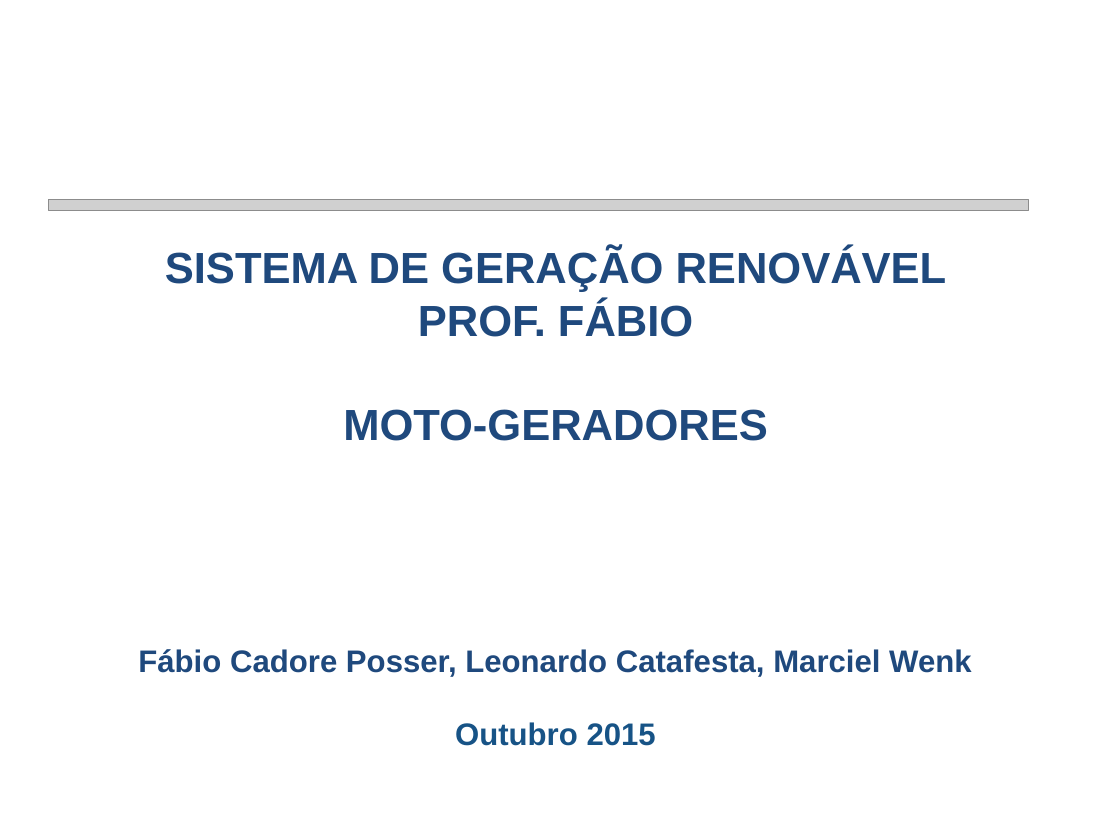
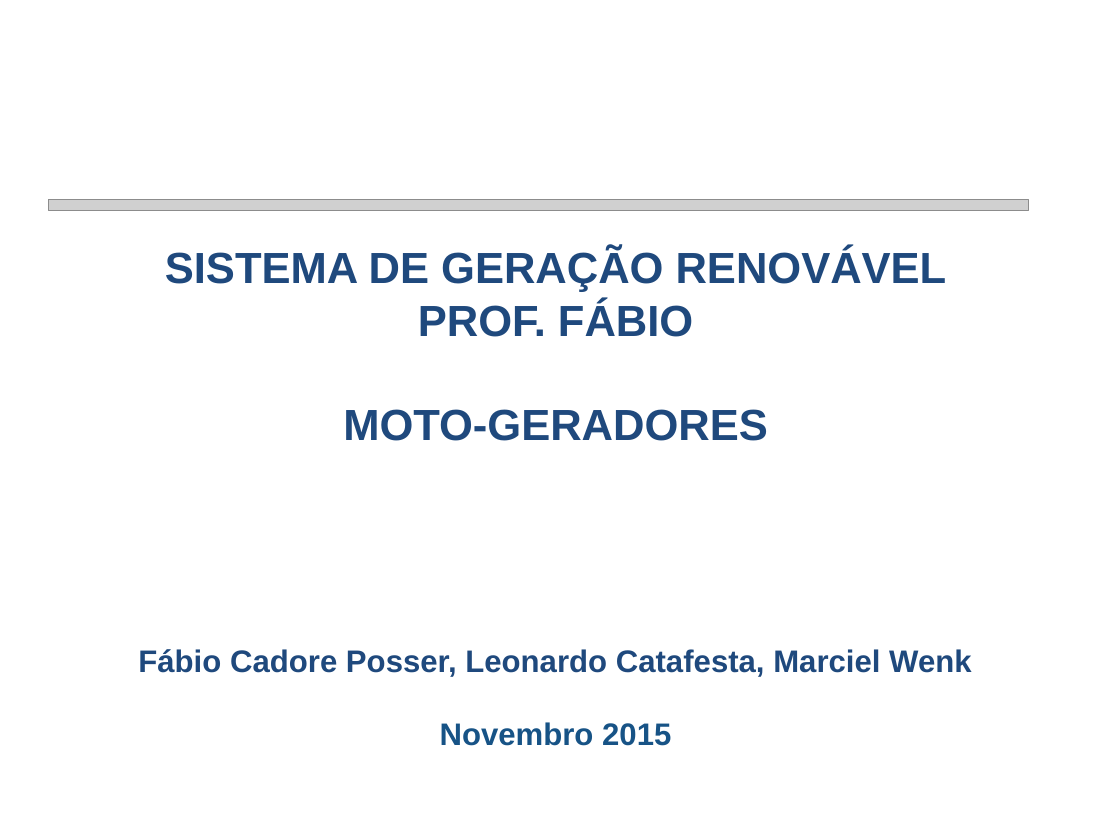
Before and after one commit to smarley2/SGR, a slide deck: slide 1 of Fábio/Moto geradores/SGR - Prof Fábio - Moto geradores.pptx. Drawn at 1120x840 pixels with LibreOffice and Linux fonts; fonts in the diff are those of the drawing; grey boxes stand for pictures; background and template pictures are left out. Boxes give left, top, right and bottom in pixels: in the first picture for what was removed or moved away, otherwise in the second. Text is boxed around its words. In the diff, an @@ line names an element or a change of style, - is before the commit and + after.

```diff
--- a/Fábio/Moto geradores/SGR - Prof Fábio - Moto geradores.pptx
+++ b/Fábio/Moto geradores/SGR - Prof Fábio - Moto geradores.pptx
@@ text at [440, 722, 671, 746]: text changed @@
-Outubro 2015
+Novembro 2015
```
Also in this commit, not shown: 1 other slide changed, 4 slides added, 1 other file.
